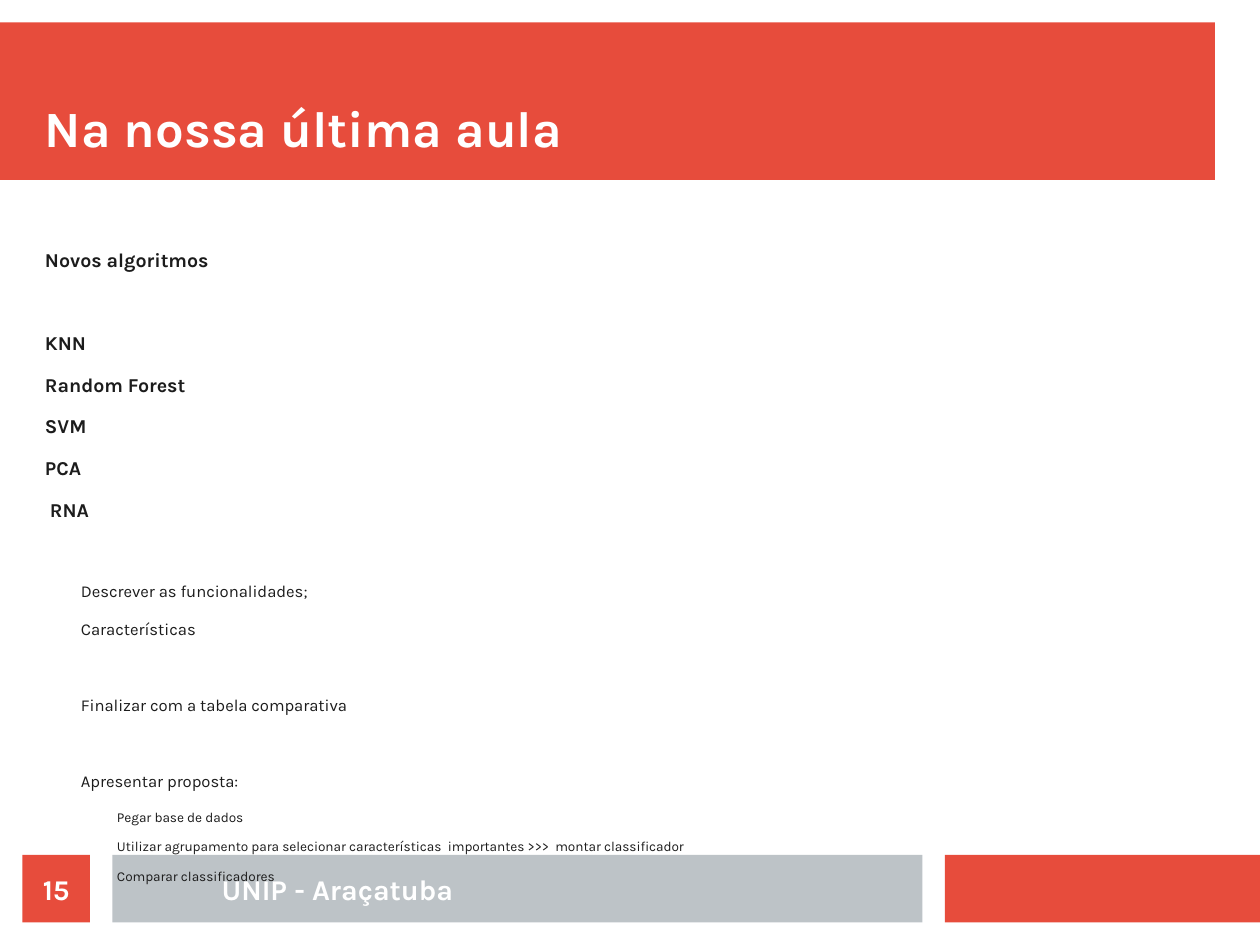
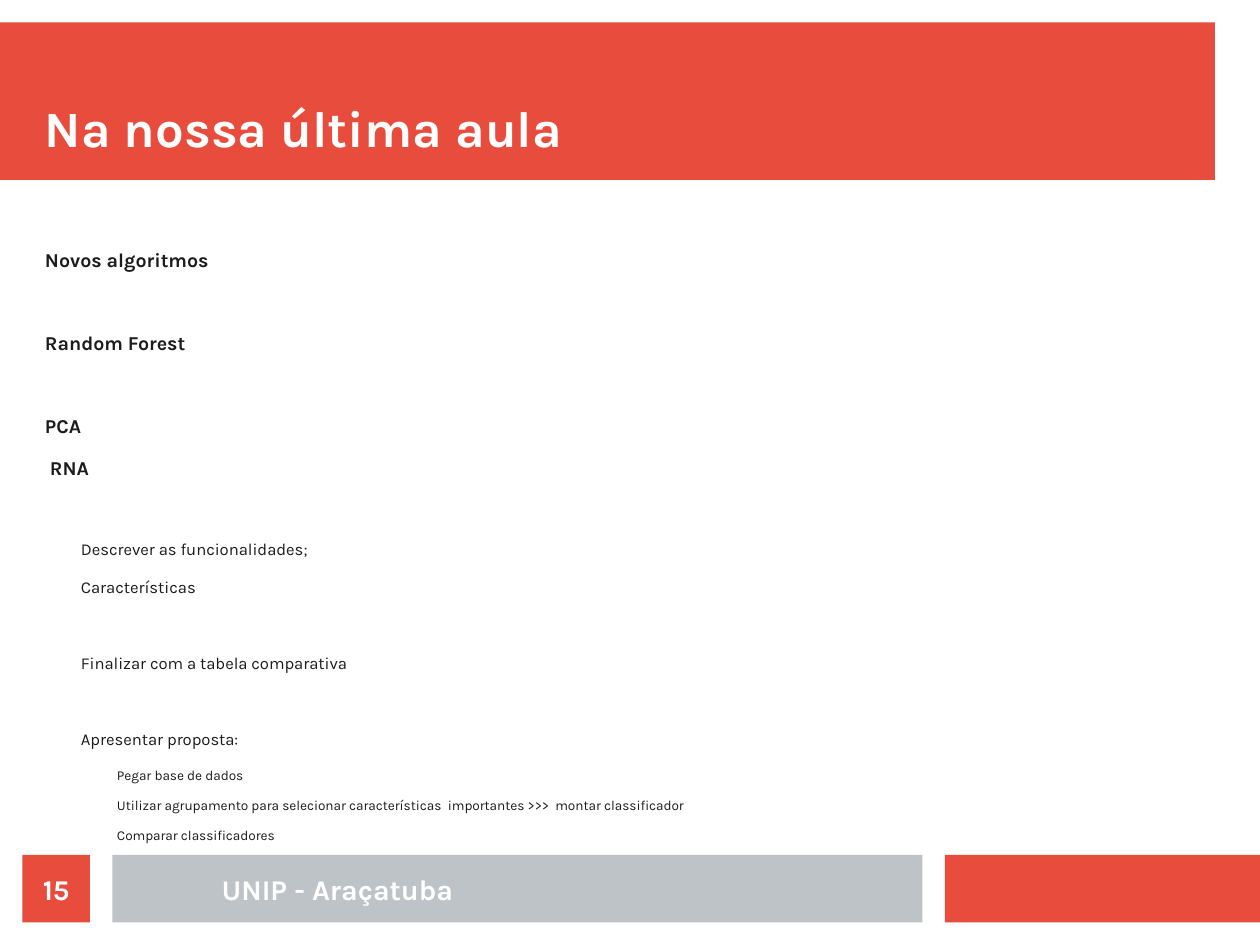
Before and after one commit to rafaelstojoao/pos-unip, a slide deck: slide 15 of [2020][modulo][Machine_Learning]/[aula]03[outrosAlgoritmos].odp. Drawn at 1260x945 pixels with LibreOffice and Linux fonts; fonts in the diff are those of the drawing. Boxes give left, top, right and bottom in pixels: in the first picture for what was removed or moved away, otherwise in the second. Text is boxed around its words. In the diff, an @@ line names an element or a change of style, - is before the commit and + after.

Commit message:
aula dia 2504

```diff
--- a/[2020][modulo][Machine_Learning]/[aula]03[outrosAlgoritmos].odp
+++ b/[2020][modulo][Machine_Learning]/[aula]03[outrosAlgoritmos].odp
@@ text at [45,337,86,350]: paragraph removed @@
-KNN
@@ text at [45,420,86,434]: paragraph removed @@
-SVM
```
Also in this commit, not shown: 4 other slides changed, 15 slides added, 33 slides removed, 6 other files.
